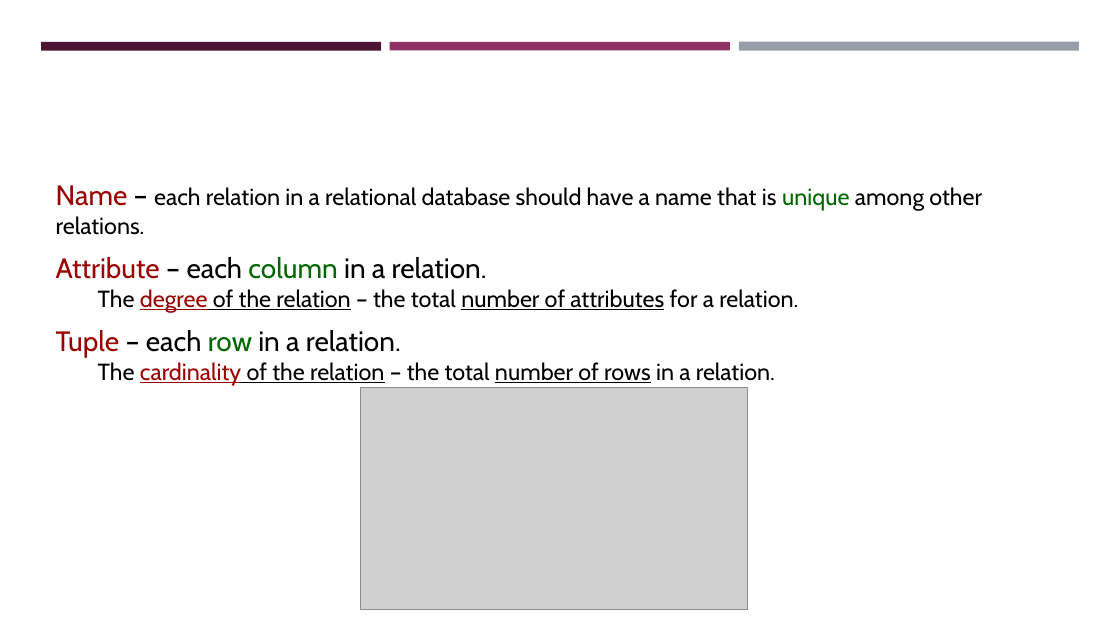
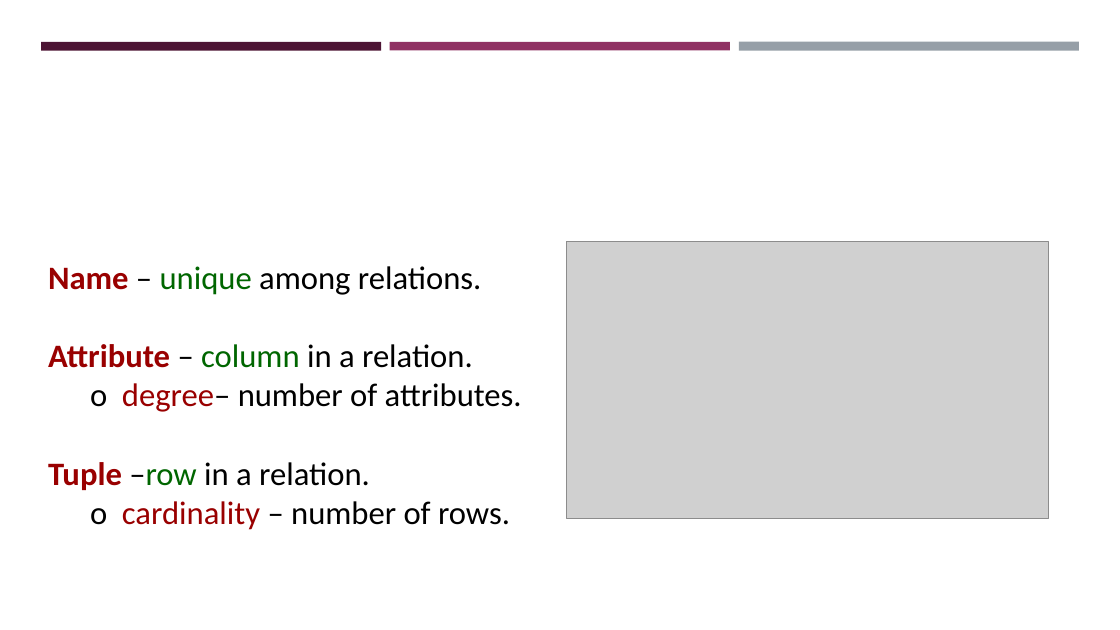
Before and after one commit to pengdsci/STA490, a slide deck: slide 8 of w06/sql/w10-STA321Relational-Database-SQL-Clauses.pptx (slide 6 before the commit). Drawn at 1120x630 pixels with LibreOffice and Linux fonts; fonts in the diff are those of the drawing; grey boxes stand for pictures; background and template pictures are left out. Boxes give left, top, right and bottom in pixels: in the first picture for what was removed or moved away, otherwise in the second. Text is boxed around its words. In the diff, an @@ line names an element or a change of style, - is before the commit and + after.

```diff
--- a/w06/sql/w10-STA321Relational-Database-SQL-Clauses.pptx
+++ b/w06/sql/w10-STA321Relational-Database-SQL-Clauses.pptx
@@ text at [48,266,522,530]: text changed; size 20 to 28 pt; font Cabin to Calibri @@
-Name – each relation in a relational database should have a name that is unique among other relations.
-Attribute – each column in a relation.
-  The degree of the relation – the total number of attributes for a relation.
-Tuple – each row in a relation.
-  The cardinality of the relation – the total number of rows in a relation.
+Name – unique among relations.
+Attribute – column in a relation.
+  o degree– number of attributes.
+Tuple –row in a relation.
+  o cardinality – number of rows.
@@ picture: place and size @@
-picture at [360,387,748,610]
+picture at [567,242,1049,518]
```
Also in this commit, not shown: 13 other slides changed, 2 slides added.
